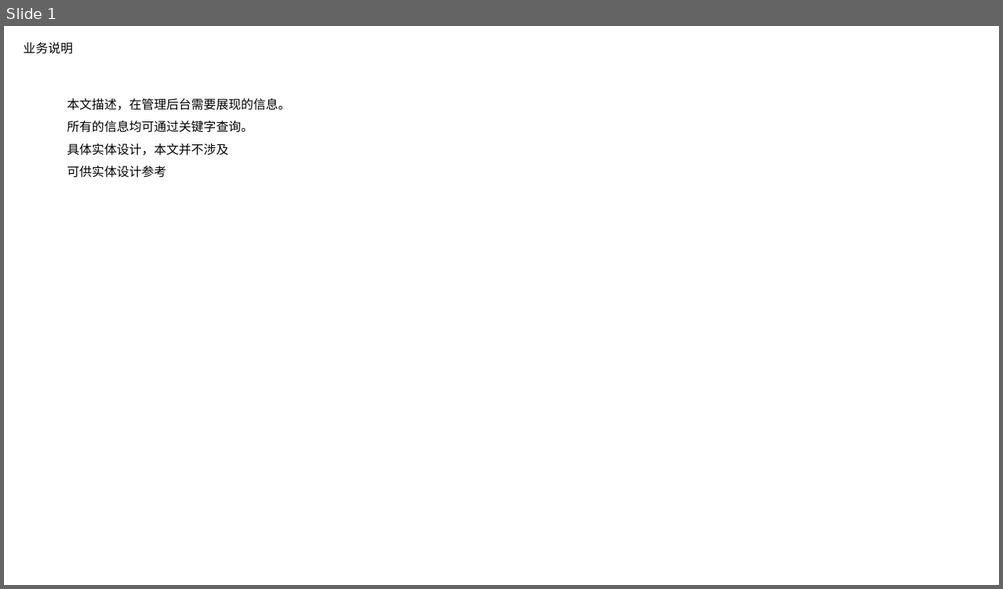
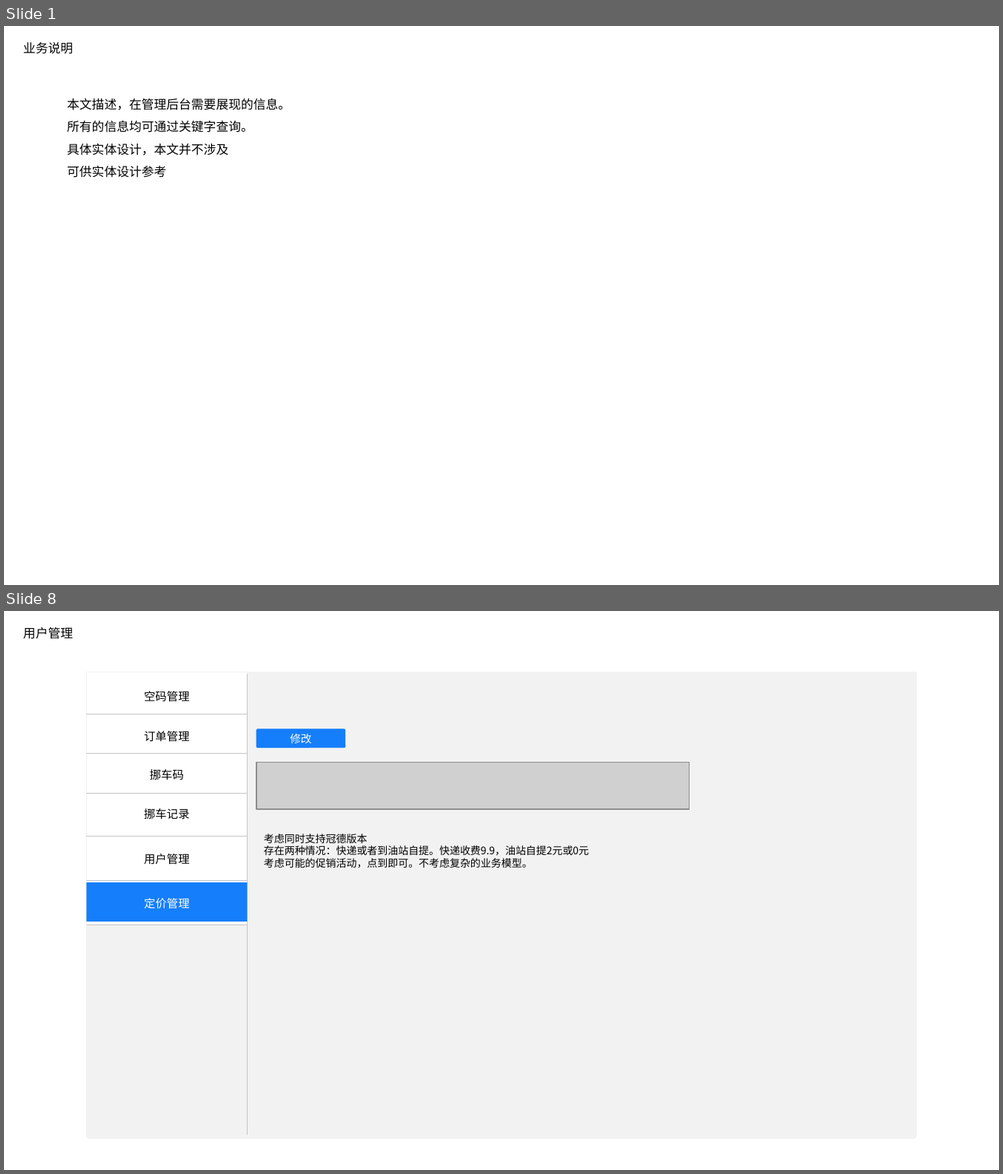
Before and after one commit to nixiaobing/kindpetro, a slide deck: product/扫码挪车/挪车产品设计-admin-陆陆畅版本.pptx. Shown one above the other, each under a label of ours: slide 1 before the commit, slides 1 and 8 after it; the slides between them are not shown. The pictures are 1003x589 and 1003x1174 pixels, drawn with LibreOffice and Linux fonts; fonts in the diff are those of the drawing; grey boxes stand for pictures. Boxes give left, top, right and bottom in pixels: in the first picture for what was removed or moved away, otherwise in the second. Text is boxed around its words. In the diff, an @@ line names an element or a change of style, - is before the commit and + after.

```diff
--- a/product/扫码挪车/挪车产品设计-admin-陆陆畅版本.pptx
+++ b/product/扫码挪车/挪车产品设计-admin-陆陆畅版本.pptx
@@ slide 8 added at [4, 611, 999, 1170], background #FFFFFF @@
@@ title added at [23, 627, 73, 639], 12 pt, text #000000 @@
+用户管理
@@ round same rect added at [87, 672, 916, 1139], fill #F2F2F2, outline #F0F0F0 0.5 pt @@
@@ round same rect added at [87, 672, 247, 925], fill #FFFFFF, outline #F0F0F0 0.5 pt @@
@@ line added from (247, 1136) to (247, 675), #C4C4C7 0.25 pt @@
@@ text added at [144, 691, 190, 702], 11 pt, text #000000 @@
+空码管理
@@ line added from (87, 714) to (247, 714), #C4C4C7 0.25 pt @@
@@ text added at [144, 731, 190, 742], 11 pt, text #000000 @@
+订单管理
@@ rounded rectangle added at [256, 729, 345, 748], fill #157EFB, outline #157EFB 0.5 pt, 10.5 pt, text #FFFFFF @@
+修改
@@ line added from (87, 754) to (247, 754), #C4C4C7 0.25 pt @@
@@ picture added at [256, 763, 689, 809] @@
@@ text added at [150, 769, 184, 780], 11 pt, text #000000 @@
+挪车码
@@ line added from (87, 794) to (247, 794), #C4C4C7 0.25 pt @@
@@ text added at [144, 809, 190, 820], 11 pt, text #000000 @@
+挪车记录
@@ line added from (87, 836) to (247, 836), #C4C4C7 0.25 pt @@
@@ text added at [144, 854, 190, 865], 11 pt, text #000000 @@
+用户管理
@@ text added at [264, 834, 589, 869], 10 pt, text #000000 @@
+考虑同时支持冠德版本
+存在两种情况：快递或者到油站自提。快递收费9.9，油站自提2元或0元
+考虑可能的促销活动，点到即可。不考虑复杂的业务模型。
@@ line added from (87, 881) to (247, 881), #C4C4C7 0.25 pt @@
@@ rounded rectangle added at [87, 883, 247, 921], fill #157EFB @@
@@ text added at [144, 898, 190, 909], 11 pt, text #FFFFFF @@
+定价管理
@@ line added from (87, 925) to (247, 925), #C4C4C7 0.25 pt @@
```
Also in this commit, not shown: 6 other slides added, 5 slides removed, 3 other files.
